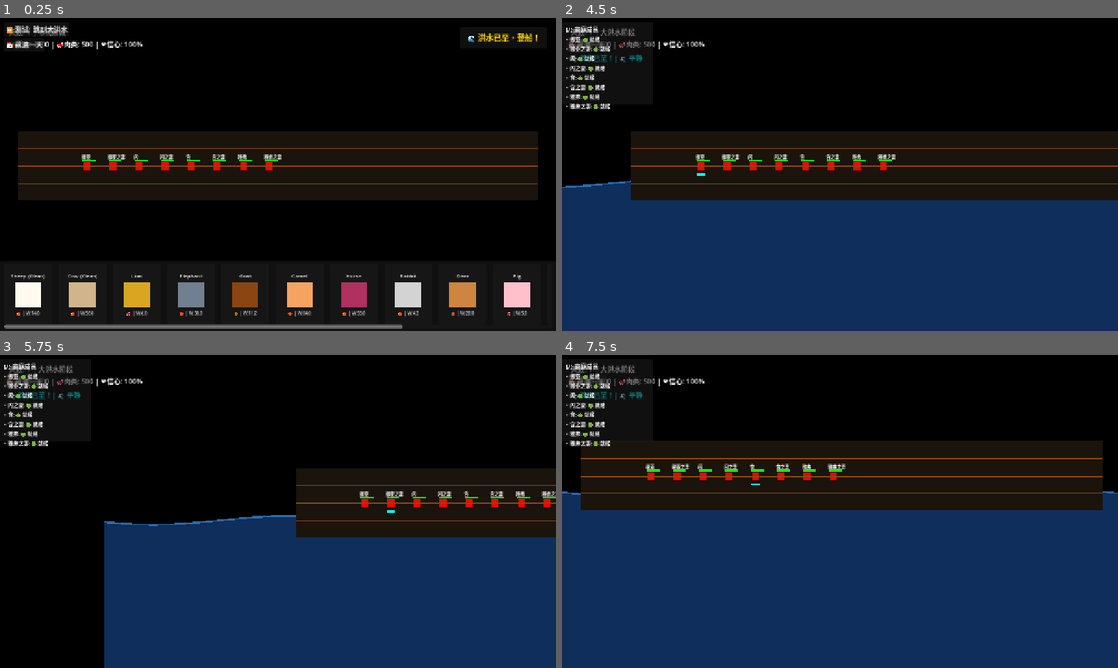
Above: before the commit, frames 1-4 (two rows, left to right).
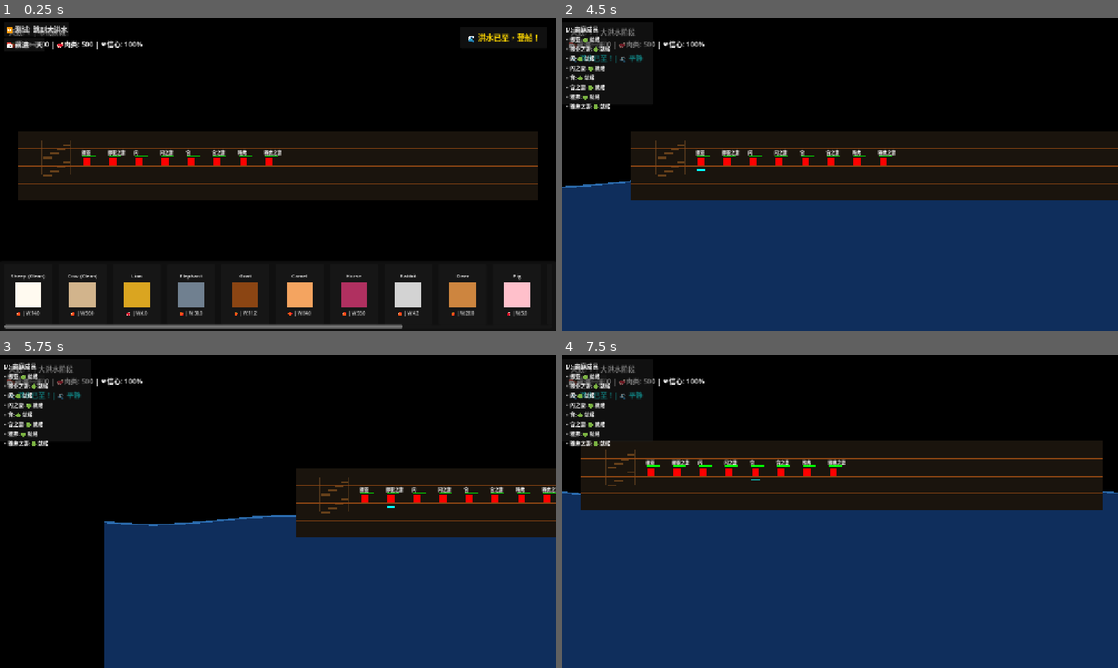
Above: after the commit, the same moments.

Repository: AirtisTech/project_covenant1
Game: Godot game, scene res://scenes/world/ark_scene.tscn
The game is run twice, just before and just after one commit, with the same random seed, the same clock (stepped at 60 frames per second) and the same inputs.
Inputs (mouse positions are in pixels of both pictures, inside the frame that each line leads up to):
- Up to frame 1 (0.25 s): no input
- Up to frame 2 (4.5 s): click "🌊 洪水已至，登船！" at 0.5 s; click "⏩ 测试: 跳到大洪水" at 1.25 s; click "📅 前进一天" at 2 s; click "📅 前进一天" at 2.75 s; click "📅 前进一天" at 3.5 s; drag from (650, 171) to (806, 171) at 4.27 s
- Up to frame 3 (5.75 s): drag from (266, 508) to (428, 508) at 5.02 s
- Up to frame 4 (7.5 s): move the mouse to (979, 508) at 5.77 s; click (979, 508) at 5.92 s; drag from (1006, 508) to (673, 464) at 6.52 s; drag from (701, 464) to (867, 511) at 7.27 s

The runs differ from the first frame. In frame 1, 0.8% of the frame differs, in the area x 7-51%, y 39-51%; in frame 2, 0.8%; in frame 3, 0.8%; in frame 4, 0.9%, in the area x 7-51%, y 30-42%.

Commit message:
Add stairs between ark decks, fix human deck alignment

Diff:
--- a/scripts/entities/human.gd
+++ b/scripts/entities/human.gd
@@ -20,8 +20,12 @@
 var stamina_bar: ColorRect
 var target_position: Vector2 = Vector2.ZERO
 
+var current_deck: int = 1  # 当前所在的甲板层 (0=底层, 1=中层, 2=上层)
+var target_deck: int = 1  # 目标甲板层
+var is_using_stairs: bool = false  # 是否正在使用楼梯
+
 # 休息点
-var rest_position: Vector2 = Vector2(100, 400)
+var rest_position: Vector2 = Vector2(100, 340)
 
 func _ready():
 	add_to_group("agents")
@@ -203,4 +207,39 @@
 	current_task = null
 	target_position = pos
 	current_state = State.MOVING
+
+	# 检查是否需要换层
+	var ark = get_ark_system()
+	if ark:
+		var current_y = global_position.y
+		var target_y = pos.y
+
+		current_deck = ark.get_deck_at_y(current_y)
+		target_deck = ark.get_deck_at_y(target_y)
+
+		# 如果需要换层，计算经过楼梯的路径
+		if current_deck != target_deck and current_deck != -1 and target_deck != -1:
+			_calculate_path_with_stairs(pos, current_deck, target_deck, ark)
+		else:
+			# 同一层，直接移动
+			pass
+
 	print("🏃 ", agent_name, " 前往 ", pos)
+
+func get_ark_system():
+	var root = get_tree().root
+	if root:
+		return root.find_child("ArkSystem", true, false)
+	return null
+
+func _calculate_path_with_stairs(target_pos: Vector2, from_deck: int, to_deck: int, ark):
+	# 计算经过楼梯的路径
+	var stairs_pos = ark.get_stairs_in_range(from_deck, to_deck)
+
+	if stairs_pos.x > 0:
+		# 路径：当前位置 -> 楼梯 -> 目标位置
+		var deck_y = ark.get_deck_target_y(to_deck)
+		target_position = Vector2(stairs_pos.x, deck_y)
+
+		# 标记即将使用楼梯
+		print("🪜 ", agent_name, " 需要使用楼梯从 ", from_deck, " 层到 ", to_deck, " 层")
--- a/scripts/globals/family_manager.gd
+++ b/scripts/globals/family_manager.gd
@@ -31,7 +31,9 @@
 		var data = FAMILY_DATA[i]
 		var human = HumanClass.new()
 		human.agent_name = data["name"]
-		human.position = Vector2(200 + i * 60, 350)
+		# 中层甲板 (index 1, Y=340)
+		human.position = Vector2(200 + i * 60, 340)
+		human.rest_position = Vector2(100 + i * 30, 340)  # 休息点也在中层
 
 		# 设置颜色
 		for child in human.get_children():
--- a/scripts/world/ark_system.gd
+++ b/scripts/world/ark_system.gd
@@ -7,6 +7,19 @@
 const GRID_WIDTH = 60
 const ARK_START_X = 40.0
 const DECK_Y_INDICES = [15, 17, 19]
+
+# 甲板层定义（从下到上）
+const DECK_INFO = {
+	0: {"y_index": 19, "y_pixel": 380, "name": "底层"},   # 最下层（船底）
+	1: {"y_index": 17, "y_pixel": 340, "name": "中层"},   # 中层
+	2: {"y_index": 15, "y_pixel": 300, "name": "上层"}    # 最上层
+}
+
+# 楼梯位置（每层之间的连接点）
+const STAIRS_POSITIONS = [
+	{"from_deck": 0, "to_deck": 1, "x": 100, "y_bottom": 360, "y_top": 320},  # 底层<->中层
+	{"from_deck": 1, "to_deck": 2, "x": 100, "y_bottom": 320, "y_top": 280}   # 中层<->上层
+]
 
 var placed_animals: Dictionary = {}
 var cage_visuals: Dictionary = {}
@@ -62,6 +75,41 @@
 		f.color = Color.SADDLE_BROWN
 		f.mouse_filter = Control.MOUSE_FILTER_IGNORE
 		add_child(f)
+
+	# 添加楼梯
+	_add_stairs()
+
+func _add_stairs():
+	# 绘制楼梯
+	for stairs in STAIRS_POSITIONS:
+		var x = stairs["x"]
+		var y_bottom = stairs["y_bottom"]
+		var y_top = stairs["y_top"]
+
+		# 楼梯踏板
+		var num_steps = 4
+		for i in range(num_steps):
+			var step = ColorRect.new()
+			step.set_size(Vector2(20, 4))
+			step.set_position(Vector2(x + i * 15, y_bottom - i * ((y_bottom - y_top) / num_steps)))
+			step.color = Color(0.4, 0.25, 0.1)
+			step.z_index = -1
+			add_child(step)
+
+		# 楼梯扶手柱
+		var post_left = ColorRect.new()
+		post_left.set_size(Vector2(3, y_bottom - y_top))
+		post_left.set_position(Vector2(x - 5, y_top))
+		post_left.color = Color(0.3, 0.2, 0.1)
+		post_left.z_index = -1
+		add_child(post_left)
+
+		var post_right = ColorRect.new()
+		post_right.set_size(Vector2(3, y_bottom - y_top))
+		post_right.set_position(Vector2(x + num_steps * 15 + 2, y_top))
+		post_right.color = Color(0.3, 0.2, 0.1)
+		post_right.z_index = -1
+		add_child(post_right)
 
 func _setup_preview():
 	preview_rect = ColorRect.new()
@@ -223,6 +271,30 @@
 	position = base_position + Vector2(offset_x, offset_y)
 	rotation = tilt * 0.1  # 轻微旋转
 
+func get_deck_at_y(y: float) -> int:
+	# 获取指定 Y 坐标对应的甲板层索引
+	# 返回 0=底层, 1=中层, 2=上层，-1=不在甲板上
+	for i in range(DECK_INFO.size()):
+		var deck_y = DECK_INFO[i]["y_pixel"]
+		if abs(y - deck_y) < 20:
+			return i
+	return -1
+
+func get_stairs_in_range(from_deck: int, to_deck: int) -> Vector2:
+	# 获取连接两层甲板的楼梯中心位置
+	for stairs in STAIRS_POSITIONS:
+		if stairs["from_deck"] == from_deck and stairs["to_deck"] == to_deck:
+			return Vector2(stairs["x"], (stairs["y_bottom"] + stairs["y_top"]) / 2)
+		elif stairs["from_deck"] == to_deck and stairs["to_deck"] == from_deck:
+			return Vector2(stairs["x"], (stairs["y_bottom"] + stairs["y_top"]) / 2)
+	return Vector2(-1, -1)
+
+func get_deck_target_y(deck_index: int) -> float:
+	# 获取指定甲板层的目标 Y 坐标
+	if DECK_INFO.has(deck_index):
+		return DECK_INFO[deck_index]["y_pixel"]
+	return DECK_INFO[1]["y_pixel"]  # 默认返回中层
+
 func _on_ark_weight_changed(weight: float):
 	# 根据重量调整方舟漂浮高度
 	var pm = get_node_or_null("/root/PhaseManager")
